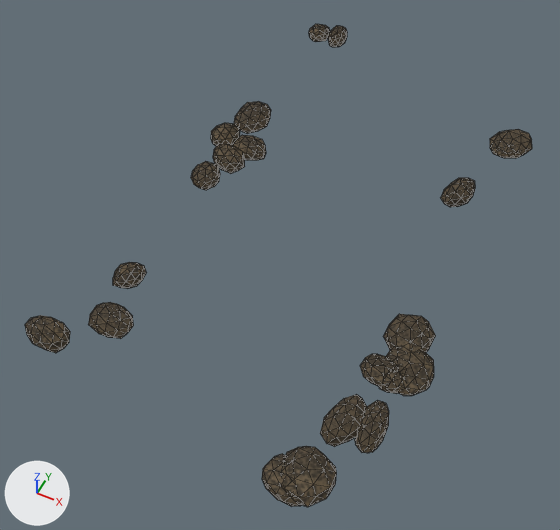
The glTF model pilots/map-rebuild-spike/landmarks/river/ford-wet-stones.glb, before and after one commit.
The view is the same before and after, from a 50 mm camera at (3.46, -9.25, 8.7) aimed at (-0.3, -1.74, -0.69). The lights are fixed; the arrows at lower left show +X, +Y and +Z. The older version comes first. Mesh edges are drawn as thin lines. Vertices at exactly the same position are counted once.

Before the edit, the objects in view are built like this:
```python
me_icosphere_112 = bpy.data.meshes.new('Icosphere.112')
me_icosphere_112.from_pydata(...)  # 840 vertices, 1600 faces; spans x -2.68..2.7, y -5.63..3.97, z -0.16..0.27
me_icosphere_112.materials.append(mat_riverwetstoneatlas)  # picture img_river_landmarks_atlas
ob_ford_wet_stones = bpy.data.objects.new('ford-wet-stones', me_icosphere_112)
ob_ford_wet_stones.location = (0.0, 0.0, 0.0)
```
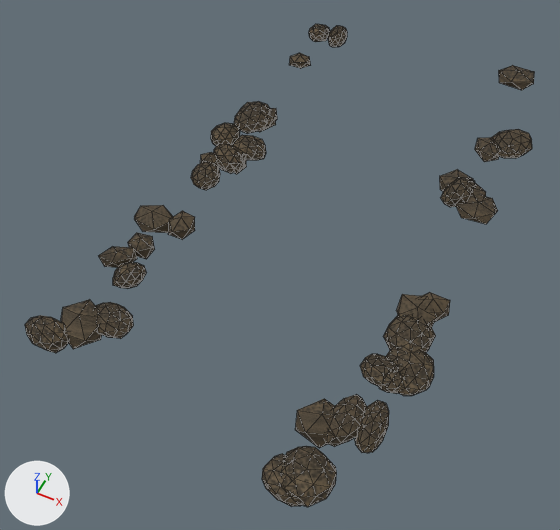
Edits to the bpy script that builds the scene:
```text
Change me_icosphere_112:
    used by ob_ford_wet_stones; location = (0.0, 0.0, 0.0)
    remove me_icosphere_112.from_pydata(...)  # 840 vertices, 1600 faces; spans x -2.68..2.7, y -5.63..3.97, z -0.16..0.27
    add me_icosphere_112.from_pydata(...)  # 1080 vertices, 2000 faces; spans x -2.68..2.7, y -5.63..4.3, z -0.2..0.27
    me_icosphere_112 part 1
    60 vertices are added at x 1.32..2.54, y -4.76..-1.85, z -0.2..0.23
    100 new faces join them
    me_icosphere_112 part 2
    60 vertices are added at x -2.31..-1.55, y -0.88..2.85, z -0.16..0.27
    100 new faces join them
    me_icosphere_112 part 3
    48 vertices are added at x 1.5..2.57, y -0.1..1.95, z -0.14..0.2
    80 new faces join them
    me_icosphere_112 part 4
    60 vertices are added at x -2.58..-1.55, y -4.91..-2.0, z -0.16..0.22
    100 new faces join them
    me_icosphere_112 part 5
    12 vertices are added at x 1.52..2.22, y 3.7..4.3, z -0.12..0.18
    20 new faces join them
```

Boxes [x1, y1, x2, y2] around the edits, measured in the pictures (560 x 530 px):
'ford-wet-stones', reshaped: before [25, 24, 532, 507]; after [25, 24, 534, 507]
part 1 of me_icosphere_112, added: after [295, 292, 450, 448]
part 2 of me_icosphere_112, added: after [200, 53, 311, 174]
part 3 of me_icosphere_112, added (brown): after [440, 138, 500, 224]
part 4 of me_icosphere_112, added (brown): after [61, 205, 195, 349]
part 5 of me_icosphere_112, added (brown): after [499, 65, 534, 90]
